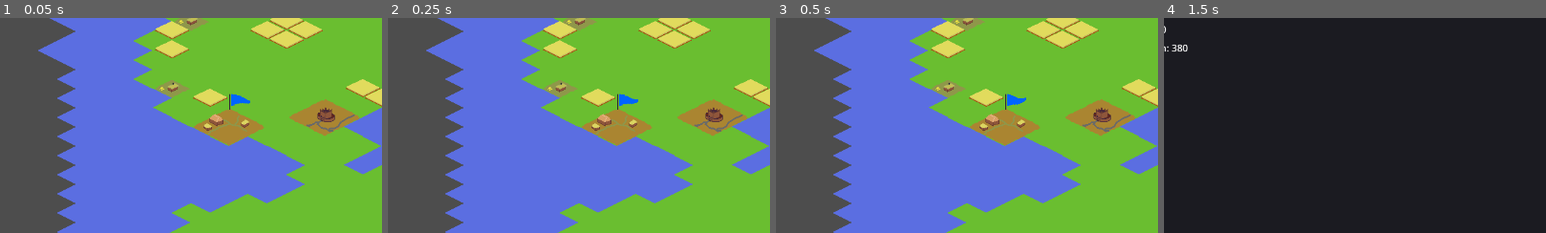
Above: before the commit, frames 1-4 (left to right).
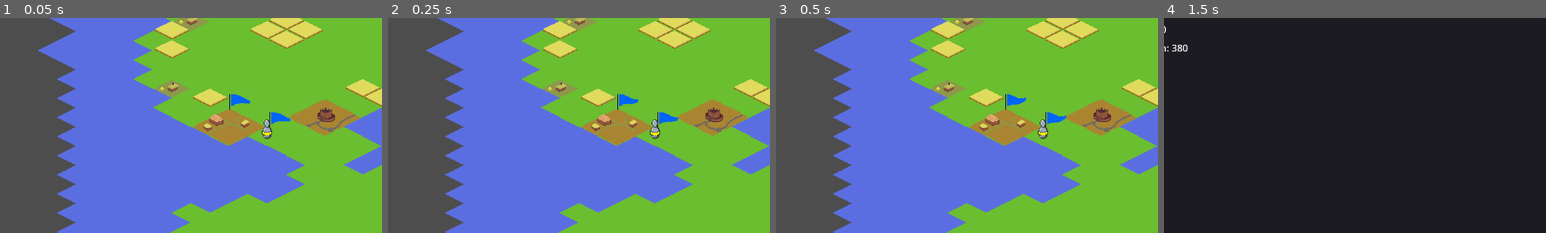
Above: after the commit, the same moments.

Repository: Charckle/strategemata_medieval
Game: Godot game, scene res://maps/overworld/test_maps/test_map_01/test_map_01.tscn
Two runs of this game, one before a commit and one after it. Both use one fixed random seed, a clock stepped at 60 frames per second and the inputs below. This scene is started directly instead of the project's main scene.
Inputs:
- Up to frame 1 (0.05 s): no input
- Up to frame 2 (0.25 s): no input
- Up to frame 3 (0.5 s): no input
- Up to frame 4 (1.5 s): click "MAP" at 0.5 s; click "ECO" at 1.25 s
The pictures show only the part of the screen within x 25-75%, y 29-79%; the shares and areas given below are measured in that part.

The runs differ from the first frame. In frame 1, 0.4% of the frame differs, in the area x 68-76%, y 43-57%; in frame 2, 0.4%; in frame 3, 0.4%; in frame 4, nothing differs.

Commit message:
happy with job

Diff:
--- a/maps/overworld/o_base_map/o_base_map.gd
+++ b/maps/overworld/o_base_map/o_base_map.gd
@@ -10,6 +10,7 @@
 var players = {}
 
 @onready var provinces = $provinces
+@onready var armies = $armies
 @onready var camera: Camera2D = $Camera2D
 
 @onready var gui_node = $BasebottomGUI
@@ -30,8 +31,16 @@
 
 
 func initialize_map() -> void:
-	for prov in provinces.get_children():
-		prov.set_flags()
+	for child in provinces.get_children():
+		child.base_map = self
+		child.sync_player_owner_to_children()
+		child.set_flags()
+
+	for child in armies.get_children():
+		child.base_map = self
+		child.set_flags()
+
+
 
 @rpc("any_peer", "call_local", "reliable")
 func player_ended_turn(player_id):
--- a/maps/overworld/o_base_map/o_base_map.tscn
+++ b/maps/overworld/o_base_map/o_base_map.tscn
@@ -11,6 +11,8 @@
 
 [node name="provinces" type="Node2D" parent="." unique_id=1550993670]
 
+[node name="armies" type="Node2D" parent="." unique_id=1470001019]
+
 [node name="BasebottomGUI" parent="." unique_id=956857993 instance=ExtResource("1_pughb")]
 
 [node name="Camera2D" type="Camera2D" parent="." unique_id=860185085]
--- a/maps/overworld/test_maps/test_map_01/test_map_01.tscn
+++ b/maps/overworld/test_maps/test_map_01/test_map_01.tscn
@@ -7,6 +7,7 @@
 [ext_resource type="PackedScene" uid="uid://cqq66khc4ubqw" path="res://objects/overworld/village/village.tscn" id="5_xgxji"]
 [ext_resource type="PackedScene" uid="uid://dioakqgy71pqq" path="res://objects/overworld/field/field.tscn" id="6_pud0s"]
 [ext_resource type="PackedScene" uid="uid://xb32olvqv02n" path="res://objects/overworld/castle/castle.tscn" id="7_qq3c3"]
+[ext_resource type="PackedScene" uid="uid://40852rkknpec" path="res://objects/overworld/army/army_map_unit/armiy_figure.tscn" id="8_pud0s"]
 
 [node name="OBaseMap" unique_id=1673006526 instance=ExtResource("1_epja8")]
 
@@ -152,5 +153,8 @@
 [node name="Castle" parent="provinces/Province2/defense" parent_id_path=PackedInt32Array(851865952, 1932121289) index="0" unique_id=1781354393 instance=ExtResource("7_qq3c3")]
 position = Vector2(608, 384)
 
+[node name="ArmiyFigure" parent="armies" parent_id_path=PackedInt32Array(1470001019) index="0" unique_id=567632873 instance=ExtResource("8_pud0s")]
+position = Vector2(320, 320)
+
 [editable path="provinces/Province"]
 [editable path="provinces/Province2"]
--- /dev/null
+++ b/objects/overworld/army/army_map_unit/armiy_figure.gd
@@ -0,0 +1,13 @@
+extends Node2D
+
+@export var player_owner = 0
+
+var base_map
+
+func setup_building() -> void:
+	set_flags()
+
+
+func set_flags():
+	print("Iran")
+	$Flag.setup_flag()
--- /dev/null
+++ b/objects/overworld/army/army_map_unit/armiy_figure.tscn
@@ -0,0 +1,28 @@
+[gd_scene format=3 uid="uid://40852rkknpec"]
+
+[ext_resource type="PackedScene" uid="uid://bumabll72sky" path="res://objects/overworld/othr/flag/flag.tscn" id="1_2cagq"]
+[ext_resource type="Script" uid="uid://b2uhrpqjk4ffu" path="res://objects/overworld/army/army_map_unit/armiy_figure.gd" id="1_dc735"]
+[ext_resource type="Texture2D" uid="uid://c885rvo22k4ub" path="res://sprites/overworld/map_tiles/summer/grass_01.png" id="1_ft7hr"]
+[ext_resource type="Texture2D" uid="uid://cy55lp0uxujli" path="res://sprites/overworld/objects/othr/army/army_figure.png" id="2_2cagq"]
+
+[sub_resource type="ConvexPolygonShape2D" id="ConvexPolygonShape2D_ft7hr"]
+points = PackedVector2Array(32, 0, 0, 16, 32, 32, 64, 16)
+
+[node name="ArmiyFigure" type="Node2D" unique_id=567632873]
+script = ExtResource("1_dc735")
+
+[node name="Flag" parent="." unique_id=1083155820 instance=ExtResource("1_2cagq")]
+position = Vector2(36, 2)
+
+[node name="ground" type="Sprite2D" parent="." unique_id=2077454502]
+position = Vector2(32, 16)
+texture = ExtResource("1_ft7hr")
+
+[node name="figure" type="Sprite2D" parent="." unique_id=2030019386]
+position = Vector2(30, 4)
+texture = ExtResource("2_2cagq")
+
+[node name="Area2D" type="Area2D" parent="." unique_id=394389457]
+
+[node name="CollisionShape2D" type="CollisionShape2D" parent="Area2D" unique_id=930789971]
+shape = SubResource("ConvexPolygonShape2D_ft7hr")
--- a/objects/overworld/province/province.gd
+++ b/objects/overworld/province/province.gd
@@ -18,7 +18,7 @@
 @onready var defense = $defense
 
 # Reference to the overworld map (OBaseMap); set from parent hierarchy if not set.
-@onready var base_map: Node = get_parent().get_parent()
+@onready var base_map
 
 func _ready() -> void:
 	create_de_resorce_dict()
@@ -26,26 +26,22 @@
 	defacto = player_owner
 	status_ = get_status()
 	allocate_fields_to_settlements()
-	sync_player_owner_to_children(self)
+
 
 func set_flags():
-	print("setting flag")
 	for settlement in settlements.get_children():
-		if settlement.has_method("setup_building"):
-			settlement.setup_building()
+		settlement.setup_building()
 
 func get_status() -> PROVINCE_STATUS:
 	# Placeholder: rules will be added later
 	return PROVINCE_STATUS.STABLE
 
-func sync_player_owner_to_children(_node: Node) -> void:
-	print("setting children")
+func sync_player_owner_to_children() -> void:
 	for container in [settlements, economy, defense]:
 		for child in container.get_children():
 			if child.get("player_owner") != null:
 				child.player_owner = player_owner
 			if child.base_map == null and base_map != null:
-				print("base map set")
 				child.base_map = base_map
 
 
--- a/objects/overworld/town/town.gd
+++ b/objects/overworld/town/town.gd
@@ -22,8 +22,7 @@
 
 
 func setup_building() -> void:
-	if has_node("Flag"):
-		$Flag.setup_flag()
+	$Flag.setup_flag()
 
 
 func get_start_data():
Not shown, added: objects/overworld/army/army_map_unit/armiy_figure.gd.uid
Binary file changed: sprites/overworld/map_tiles/summer/road/road.aseprite
Binary file added: sprites/overworld/objects/othr/army/army_figure.aseprite
Binary file added: sprites/overworld/objects/othr/army/army_figure.png
Not shown, added: sprites/overworld/objects/othr/army/army_figure.png.import
